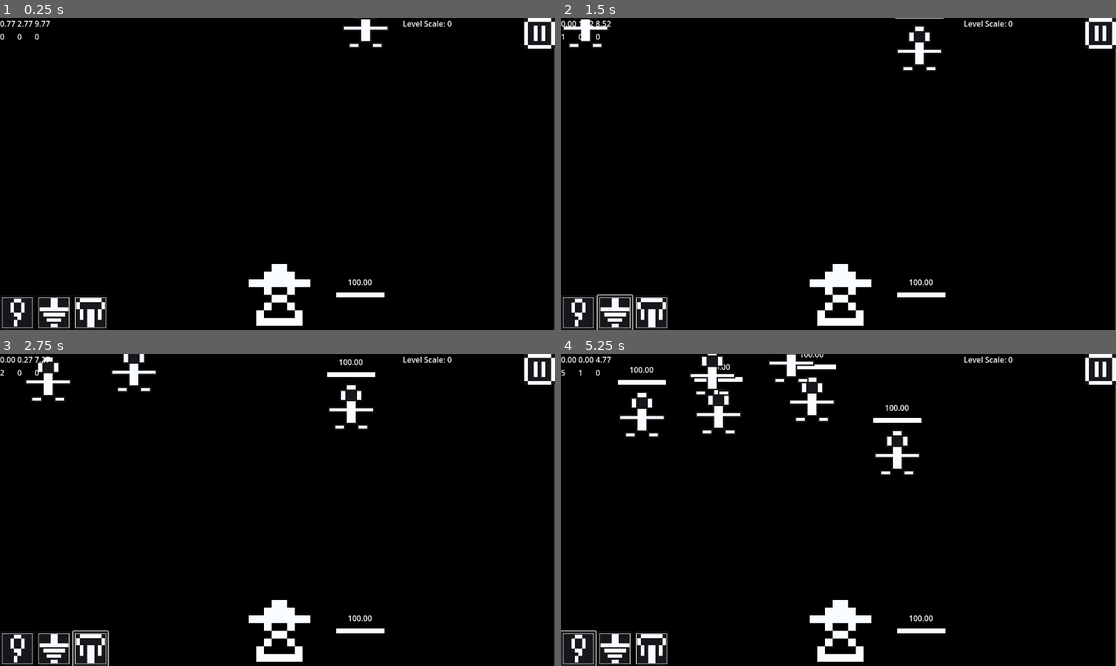
Above: before the commit, frames 1-4 (two rows, left to right).
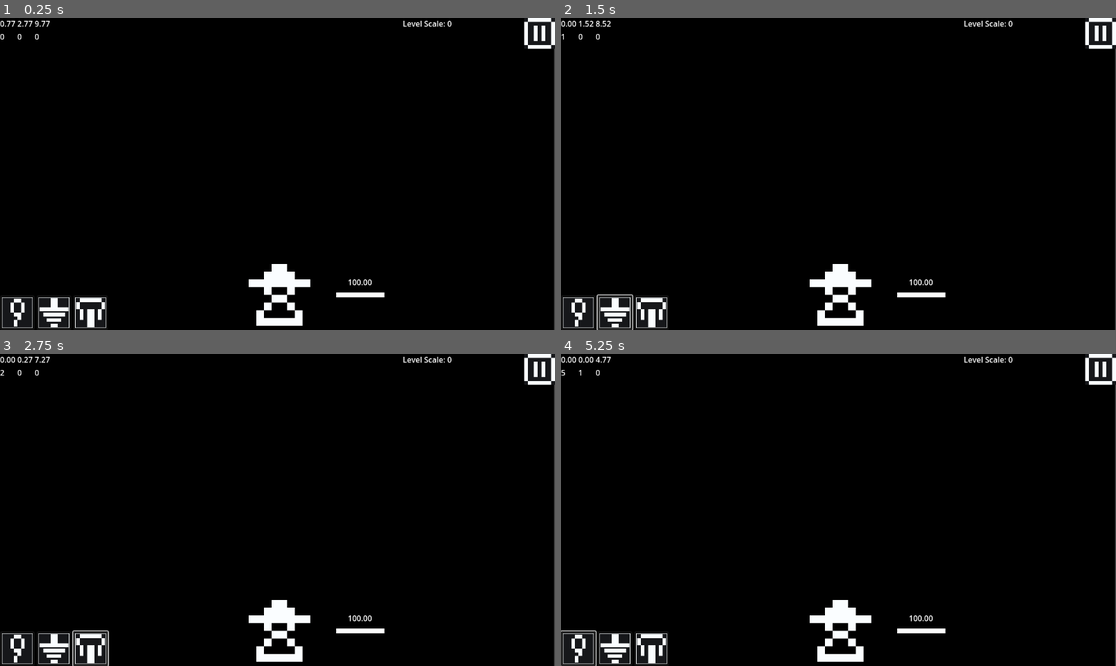
Above: after the commit, the same moments.

Repository: ThomasApplewhite/FIREBALL-Prototype
Game: Godot game, scene res://Source/Utils/dev_scene.tscn
The game is run twice, just before and just after one commit, with the same random seed, the same clock (stepped at 60 frames per second) and the same inputs. This scene is started directly instead of the project's main scene.
Inputs (mouse positions are in pixels of both pictures, inside the frame that each line leads up to):
- Up to frame 1 (0.25 s): no input
- Up to frame 2 (1.5 s): click (577, 311) at 0.52 s; click (616, 311) at 1.27 s
- Up to frame 3 (2.75 s): click (88, 647) at 2.02 s
- Up to frame 4 (5.25 s): click (577, 647) at 2.77 s; click (616, 647) at 3.52 s; click (649, 647) at 4.27 s; click (577, 647) at 5.02 s

The runs differ from the first frame. In frame 1, 0.3% of the frame differs, in the area x 61-70%, y 0-10%; in frame 2, 0.8%; in frame 3, 1.7%; in frame 4, 3.5%, in the area x 10-65%, y 0-39%.

Commit message:
Added signal-based level starts and connected enemy spawning startup to signal

Diff:
--- a/Source/Enemies/enemy_spawner.gd
+++ b/Source/Enemies/enemy_spawner.gd
@@ -20,6 +20,12 @@
 	spawn_enemy()
 
 
+func start_enemy_spawning(game_state : Node):
+	enemy_group_name = game_state.enemy_group_name
+	enemy_scale = game_state.level_scale
+	toggle_enemy_spawning(true)
+
+
 func toggle_enemy_spawning(toggle : bool):
 	if toggle:
 		spawn_enemy()
@@ -37,6 +43,7 @@
 	enemy_instance.add_to_group(enemy_group_name)
 	enemy_instance.init_enemy(player, enemy_scale)
 
+
 func get_random_point_in_area() -> Vector2:
 	var area_size = collision_shape.shape.get_rect().size
 	var pos_x = randf_range(0.0, area_size.x)
--- a/Source/Functionality/game_state.gd
+++ b/Source/Functionality/game_state.gd
@@ -20,6 +20,8 @@
 const enemy_group_name = "Enemies"
 
 var level_scale = 0
+
+signal level_started(game_state : Node)
 
 static func get_game_state(context_scene_tree : SceneTree) -> Node:
 	var game_states = context_scene_tree.get_nodes_in_group(game_state_group_name)
@@ -50,13 +52,14 @@
 	player.visible = true
 	status_control.visible = false
 	$DebugControl/RichTextLabel.text = "Level Scale: %d" % level_scale
-	start_enemy_spawning()
+	#start_enemy_spawning()
+	level_started.emit(self)
 
 
-func start_enemy_spawning():
-	enemy_spawner.enemy_group_name = enemy_group_name
-	enemy_spawner.enemy_scale = level_scale
-	enemy_spawner.toggle_enemy_spawning(true)
+#func start_enemy_spawning():
+#	enemy_spawner.enemy_group_name = enemy_group_name
+#	enemy_spawner.enemy_scale = level_scale
+#	enemy_spawner.toggle_enemy_spawning(true)
 
 
 func kill_all_enemies():
--- a/Source/GameScenes/play_scene.tscn
+++ b/Source/GameScenes/play_scene.tscn
@@ -28,3 +28,5 @@
 enemy_spawner = NodePath("../EnemySpawner")
 
 [node name="PauseMenuControl" parent="." instance=ExtResource("5_xb26v")]
+
+[connection signal="level_started" from="GameState" to="EnemySpawner" method="start_enemy_spawning"]
Not shown, changed: Docs/Home/DevelopmentDocs/ProgressionDevelopment.txt
